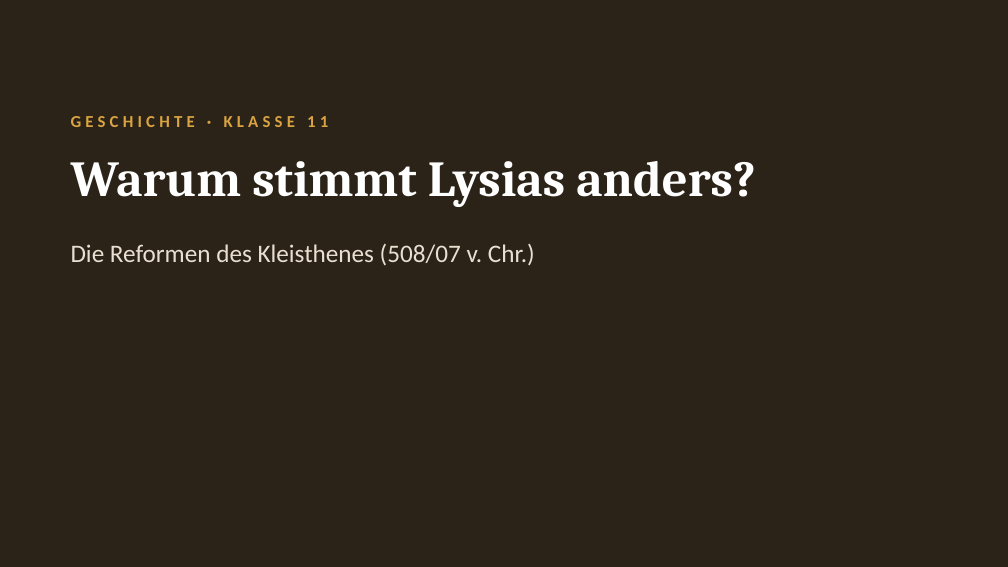
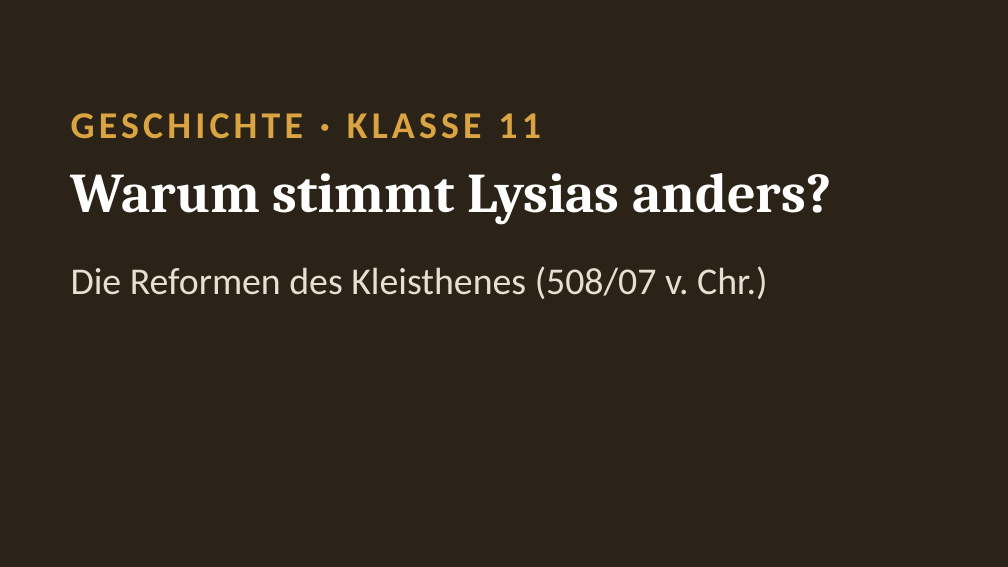
Before and after one commit to golzkonstantin-gif/Schule, a slide deck: slide 1 of Geschichte_11/Stunde_Kleisthenes/Folien_Kleisthenes.pptx. Drawn at 1008x567 pixels with LibreOffice and Linux fonts; fonts in the diff are those of the drawing. Boxes give left, top, right and bottom in pixels: in the first picture for what was removed or moved away, otherwise in the second. Text is boxed around its words. In the diff, an @@ line names an element or a change of style, - is before the commit and + after.

```diff
--- a/Geschichte_11/Stunde_Kleisthenes/Folien_Kleisthenes.pptx
+++ b/Geschichte_11/Stunde_Kleisthenes/Folien_Kleisthenes.pptx
@@ text "GESCHICHTE · KLASSE 11" at (x1=71, y1=113, x2=540, y2=139): size 12 to 27 pt @@
@@ text "Warum stimmt Lysias anders?" moved from (x1=71, y1=161, x2=756, y2=207) to (x1=71, y1=173, x2=831, y2=224) @@
@@ text "Warum stimmt Lysias anders?" at (x1=71, y1=173, x2=831, y2=224): size 36 to 40 pt @@
@@ text "Die Reformen des Kleisthenes (508/07 ..." moved from (x1=71, y1=244, x2=535, y2=266) to (x1=71, y1=266, x2=767, y2=299) @@
@@ text "Die Reformen des Kleisthenes (508/07 ..." at (x1=71, y1=266, x2=767, y2=299): size 18 to 27 pt @@
```
Also in this commit, not shown: 7 other slides changed, 11 slides added, 5 slides removed, 6 other files.
